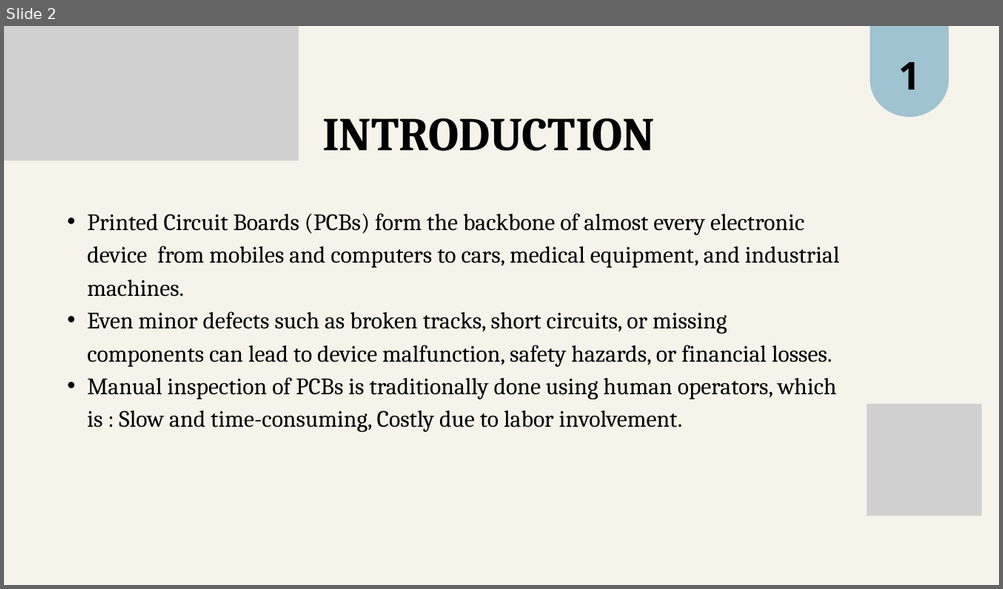
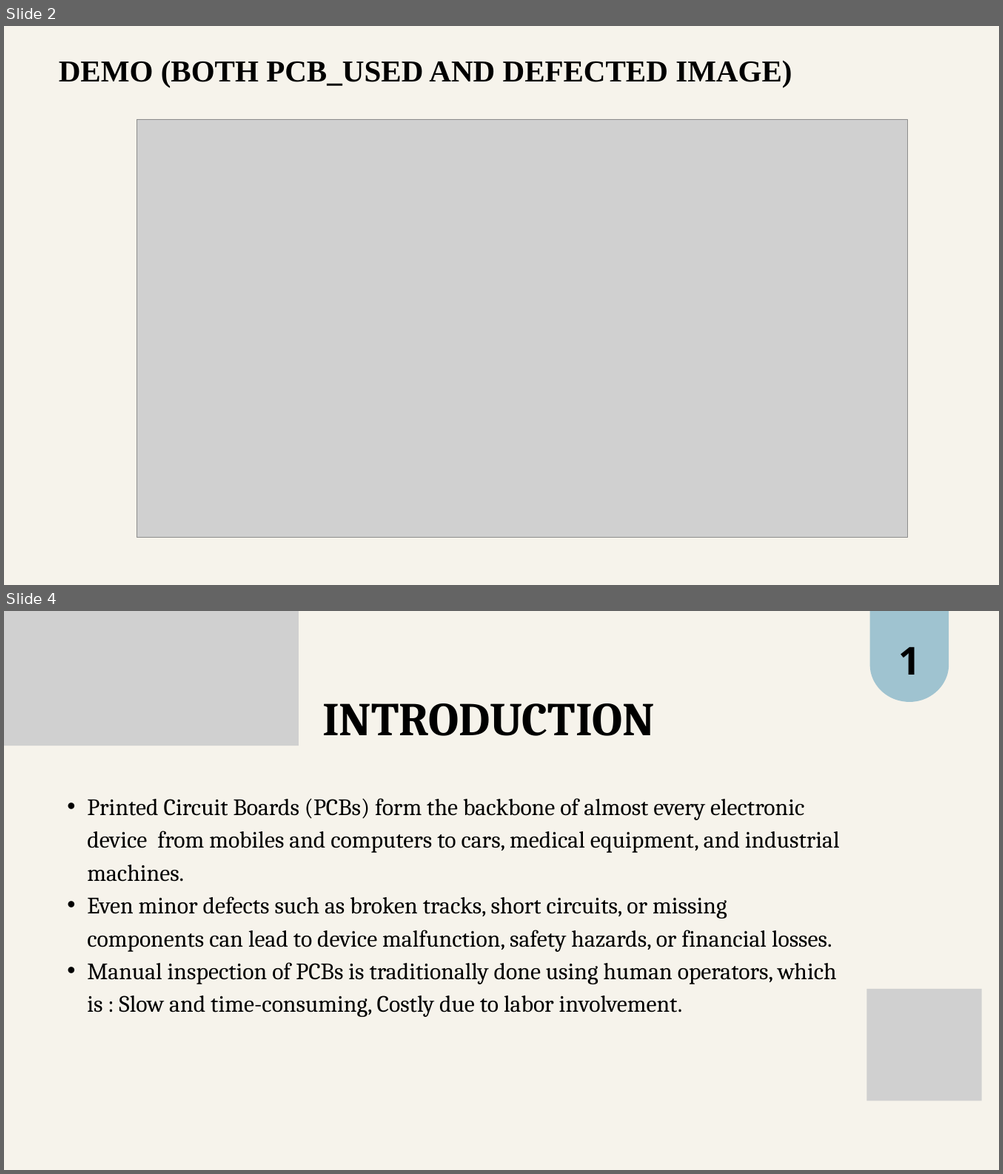
Before and after one commit to mentor-pranaya/-circuit-guard-PCB-defect-detection-and-application, a slide deck: PPT.pptx. Shown one above the other, each under a label of ours: slide 2 before the commit, slides 2 and 4 after it; the slides between them are not shown. The pictures are 1003x589 and 1003x1174 pixels, drawn with LibreOffice and Linux fonts; fonts in the diff are those of the drawing; grey boxes stand for pictures. Boxes give left, top, right and bottom in pixels: in the first picture for what was removed or moved away, otherwise in the second. Text is boxed around its words. In the diff, an @@ line names an element or a change of style, - is before the commit and + after.

```diff
--- a/PPT.pptx
+++ b/PPT.pptx
@@ slide 2 added at (4,26,999,585), background #F6F3EB @@
@@ text added at (59,60,791,87), 44 pt, text #000000, bold @@
+DEMO (BOTH PCB_USED AND DEFECTED IMAGE)
@@ picture added at (136,119,908,537) @@
@@ what was slide 2 is now slide 4 @@
```
Also in this commit, not shown: 2 slides changed, 1 other slide added, 1 slide removed, 1 other file.
